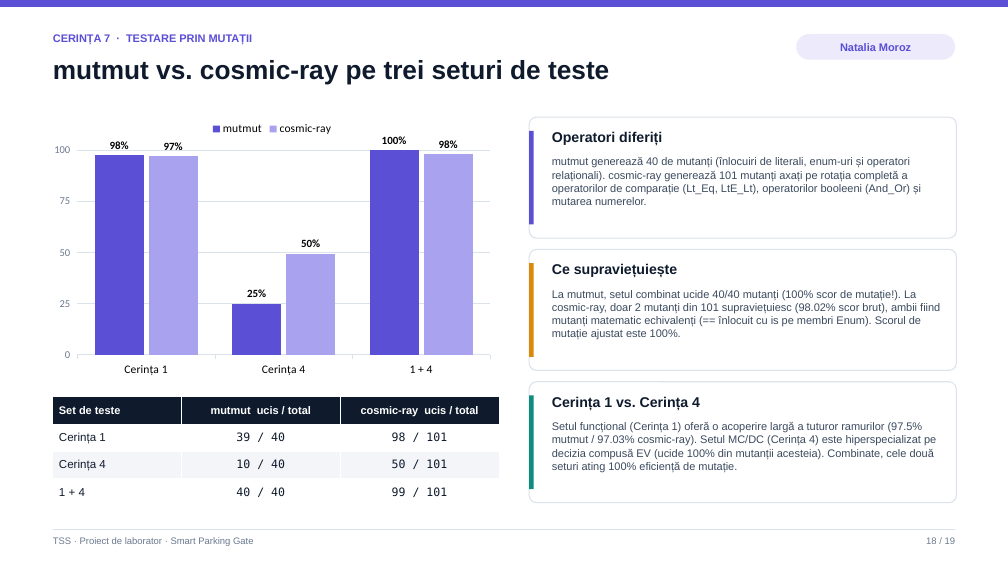
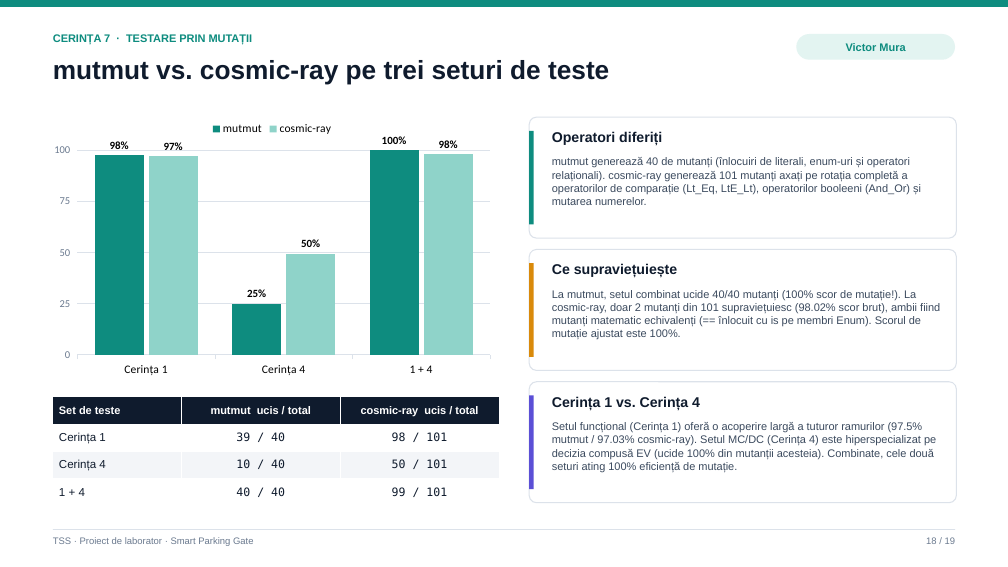
Before and after one commit to victormura/tss, a slide deck: slide 18 of proiect_laborator/docs/Prezentare_Laborator_TSS.pptx. Drawn at 1008x567 pixels with LibreOffice and Linux fonts; fonts in the diff are those of the drawing. Boxes give left, top, right and bottom in pixels: in the first picture for what was removed or moved away, otherwise in the second. Text is boxed around its words. In the diff, an @@ line names an element or a change of style, - is before the commit and + after.

Commit message:
refactor(attribution): switch Student 1 and Student 2 roles and deliverables
- Student 1 (Natalia Moroz): Requirements 1 (Functional testing), 2 (Code coverage), 5 (Equivalent mutant)
- Student 2 (Victor Mura): Requirements 3 (CFG & cyclomatic complexity), 4 (MC/DC), 6 (Non-equivalent mutants), 7 (Mutation tools)
- Synchronized presentation (PPTX & PDF), individual requirement markdown files, README.md, and AI_USAGE_LAB.md

```diff
--- a/proiect_laborator/docs/Prezentare_Laborator_TSS.pptx
+++ b/proiect_laborator/docs/Prezentare_Laborator_TSS.pptx
@@ rectangle at [0, 0, 1008, 7]: fill #5B4FD6 to #0E8C7F @@
@@ text "CERINȚA 7 · TESTARE PRIN ..." at [53, 34, 253, 45]: text colour #5B4FD6 to #0E8C7F @@
@@ rounded rectangle "Victor Mura" at [796, 34, 955, 60]: fill #ECEAFB to #E3F4F1 @@
@@ text in rounded rectangle at [846, 43, 905, 51]: text changed; text colour #5B4FD6 to #0E8C7F @@
-Natalia Moroz
+Victor Mura
@@ column chart at [45, 113, 499, 382] @@
@@ colour of mutmut #5B4FD6 to #0E8C7F @@
@@ colour of cosmic-ray #A9A2EE to #8FD3C9 @@
@@ rectangle at [529, 131, 534, 225]: fill #5B4FD6 to #0E8C7F @@
@@ rectangle at [529, 395, 534, 489]: fill #0E8C7F to #5B4FD6 @@
```
Also in this commit, not shown: 16 other slides changed, 11 other files.
